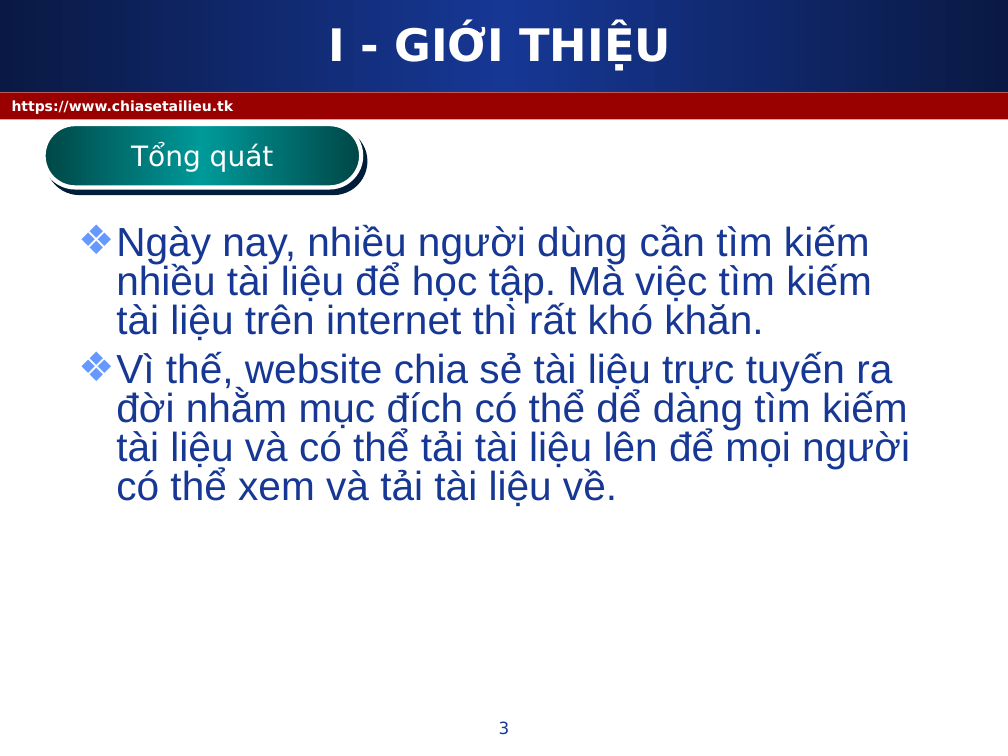
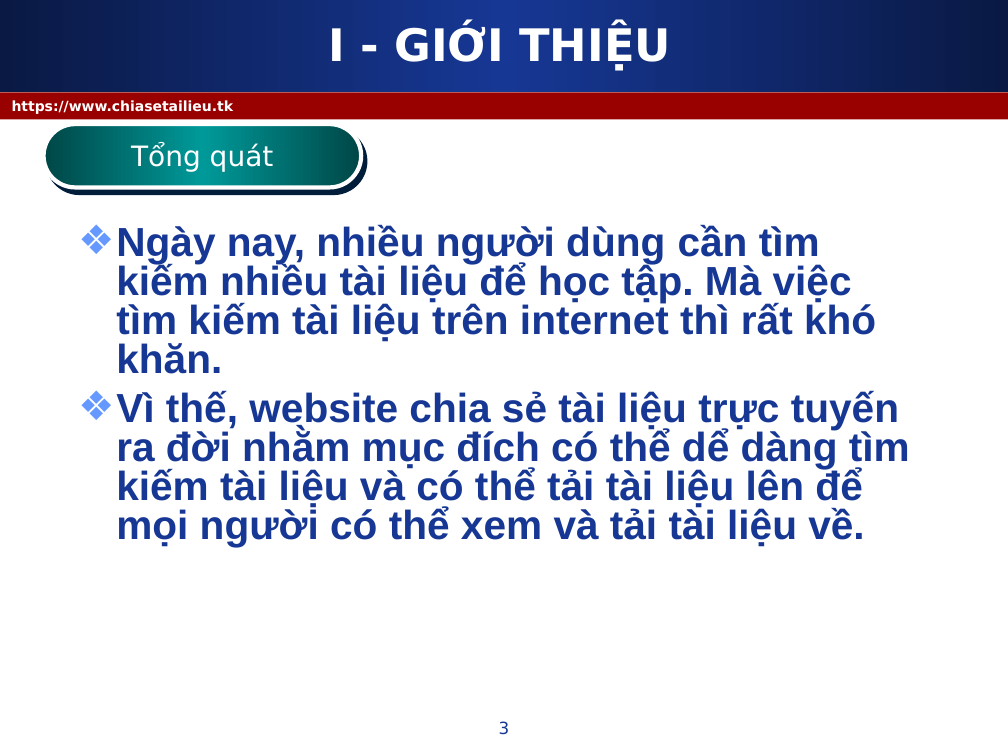
Before and after one commit to datacntt/tailieu, a slide deck: slide 3 of web/baocaoweb_chiastailieu.ppt. Drawn at 1008x756 pixels with LibreOffice and Linux fonts; fonts in the diff are those of the drawing. Boxes give left, top, right and bottom in pixels: in the first picture for what was removed or moved away, otherwise in the second. Text is boxed around its words. In the diff, an @@ line names an element or a change of style, - is before the commit and + after.

```diff
--- a/web/baocaoweb_chiastailieu.ppt
+++ b/web/baocaoweb_chiastailieu.ppt
@@ text "Ngày nay, nhiều người dùng ..." at <box>116,224,910,547</box>: bold on @@
```
Also in this commit, not shown: 2 other slides changed, 1 slide added, 5 other files.
